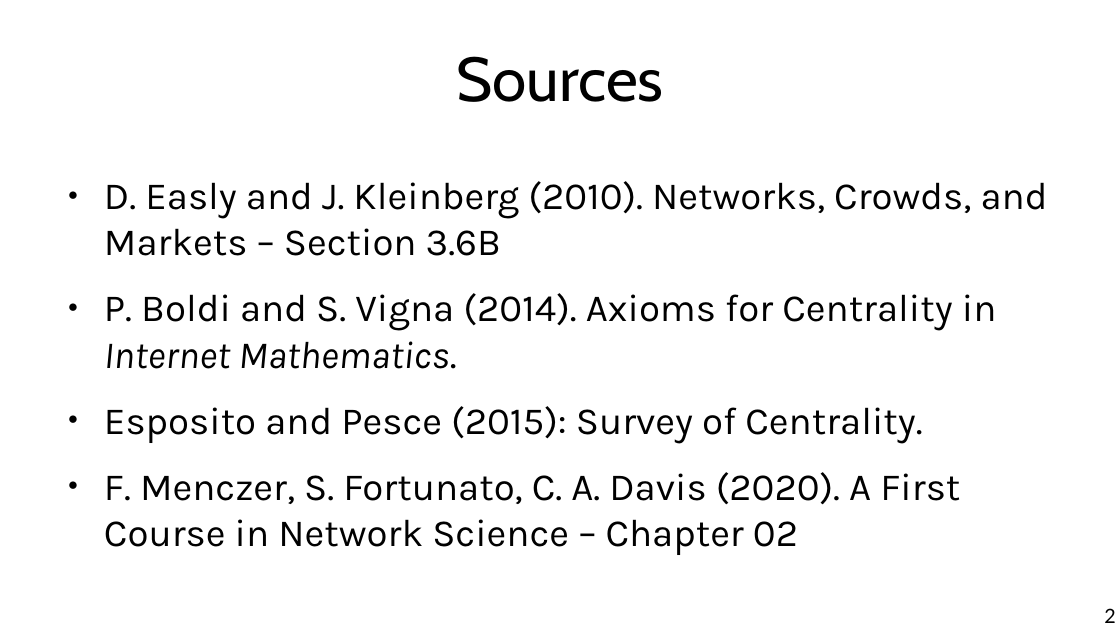
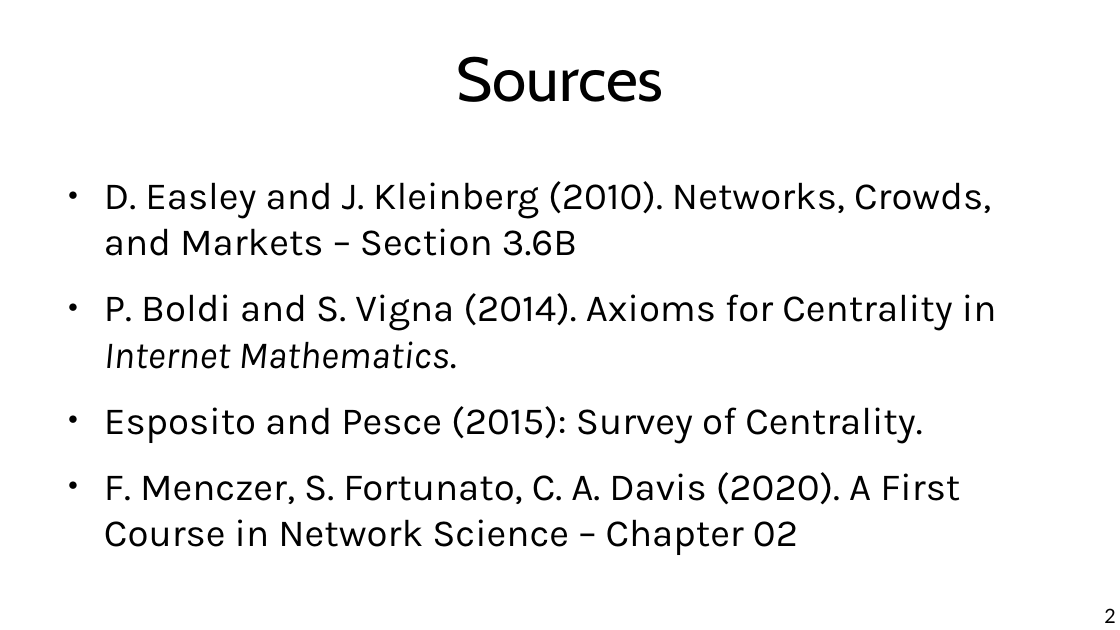
Before and after one commit to chatox/networks-science-course, a slide deck: slide 2 of theory/odp/tt06-closeness.odp. Drawn at 1120x630 pixels with LibreOffice and Linux fonts; fonts in the diff are those of the drawing. Boxes give left, top, right and bottom in pixels: in the first picture for what was removed or moved away, otherwise in the second. Text is boxed around its words. In the diff, an @@ line names an element or a change of style, - is before the commit and + after.

```diff
--- a/theory/odp/tt06-closeness.odp
+++ b/theory/odp/tt06-closeness.odp
@@ text at (104, 181, 991, 256): text changed @@
-● D. Easly and J. Kleinberg (2010). Networks, Crowds, and Markets – Section 3.6B
+● D. Easley and J. Kleinberg (2010). Networks, Crowds, and Markets – Section 3.6B
```
Also in this commit, not shown: 2 other slides changed, 7 other files.
